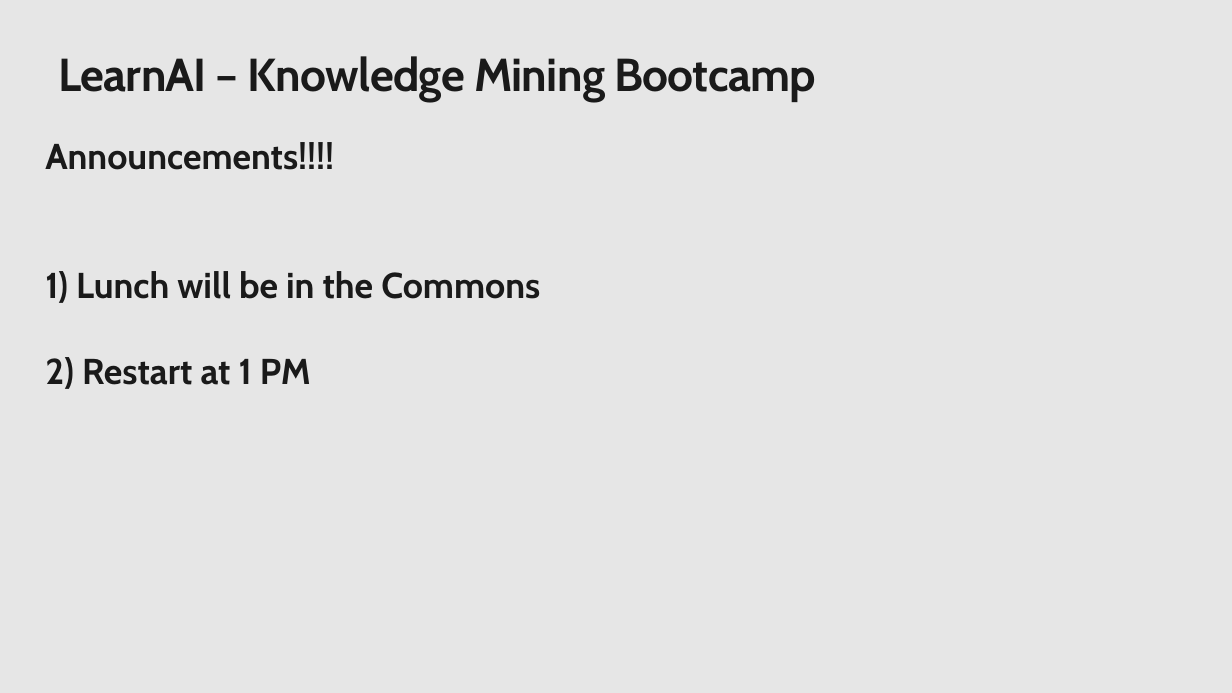
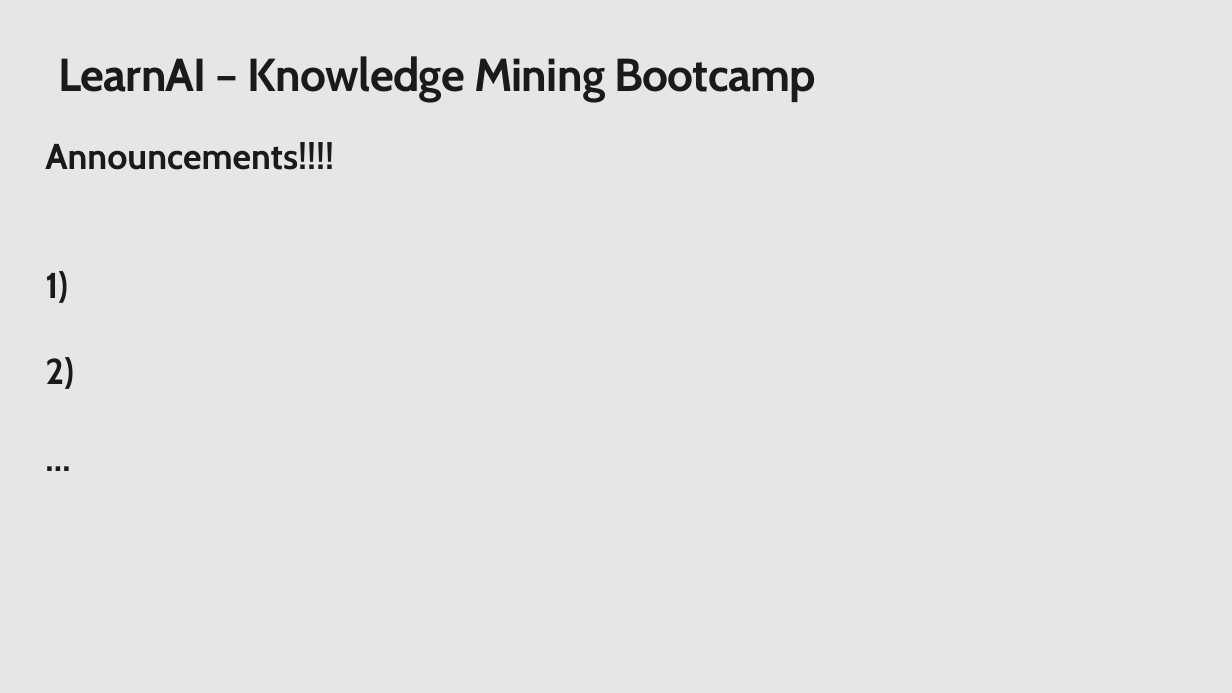
Before and after one commit to sandy366/LearnAI-KnowledgeMiningBootcamp, a slide deck: slide 10 of resources/instructor-notes/KMB-Opening.pptx (slide 11 before the commit). Drawn at 1232x693 pixels with LibreOffice and Linux fonts; fonts in the diff are those of the drawing; background and template pictures are left out. Boxes give left, top, right and bottom in pixels: in the first picture for what was removed or moved away, otherwise in the second. Text is boxed around its words. In the diff, an @@ line names an element or a change of style, - is before the commit and + after.

```diff
--- a/resources/instructor-notes/KMB-Opening.pptx
+++ b/resources/instructor-notes/KMB-Opening.pptx
@@ text at bbox=[45, 271, 74, 389]: text changed @@
-1) Lunch will be in the Commons
-2) Restart at 1 PM
+1)
+2)
+…
```
Also in this commit, not shown: 3 other slides changed, 2 slides removed.
